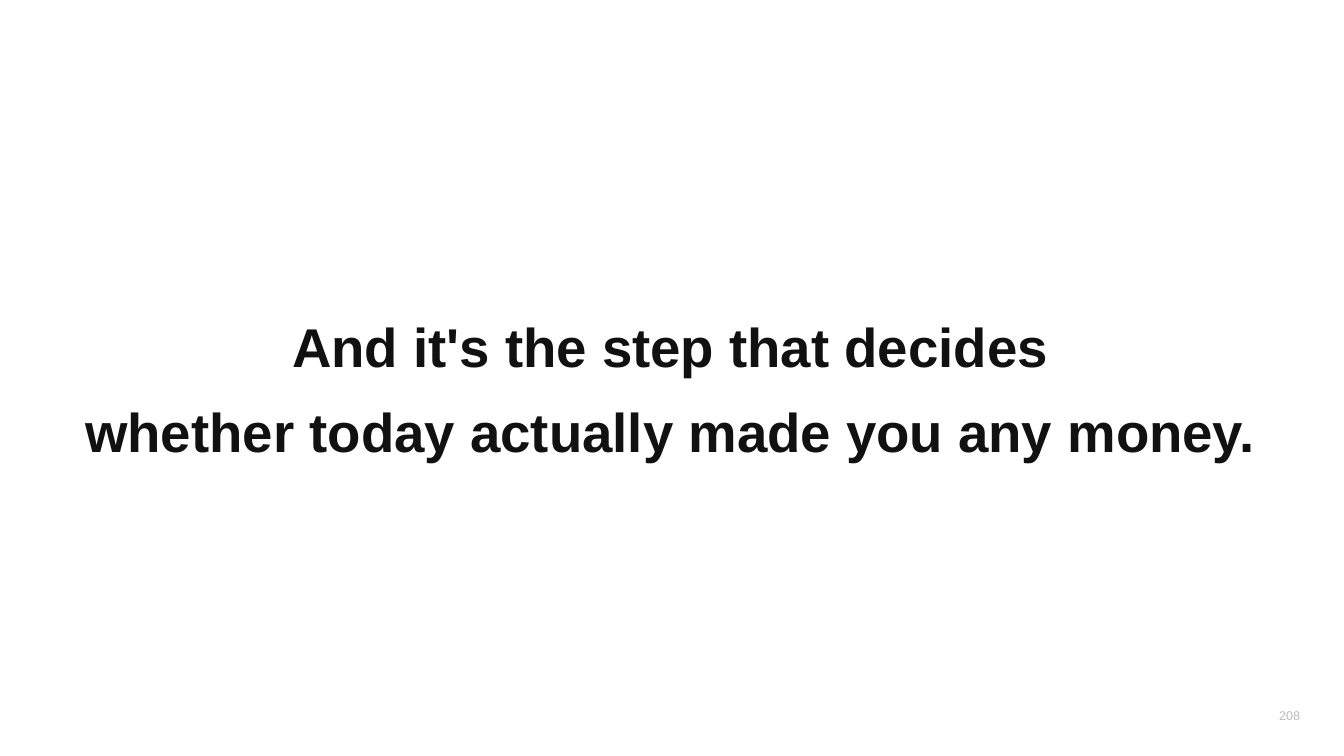
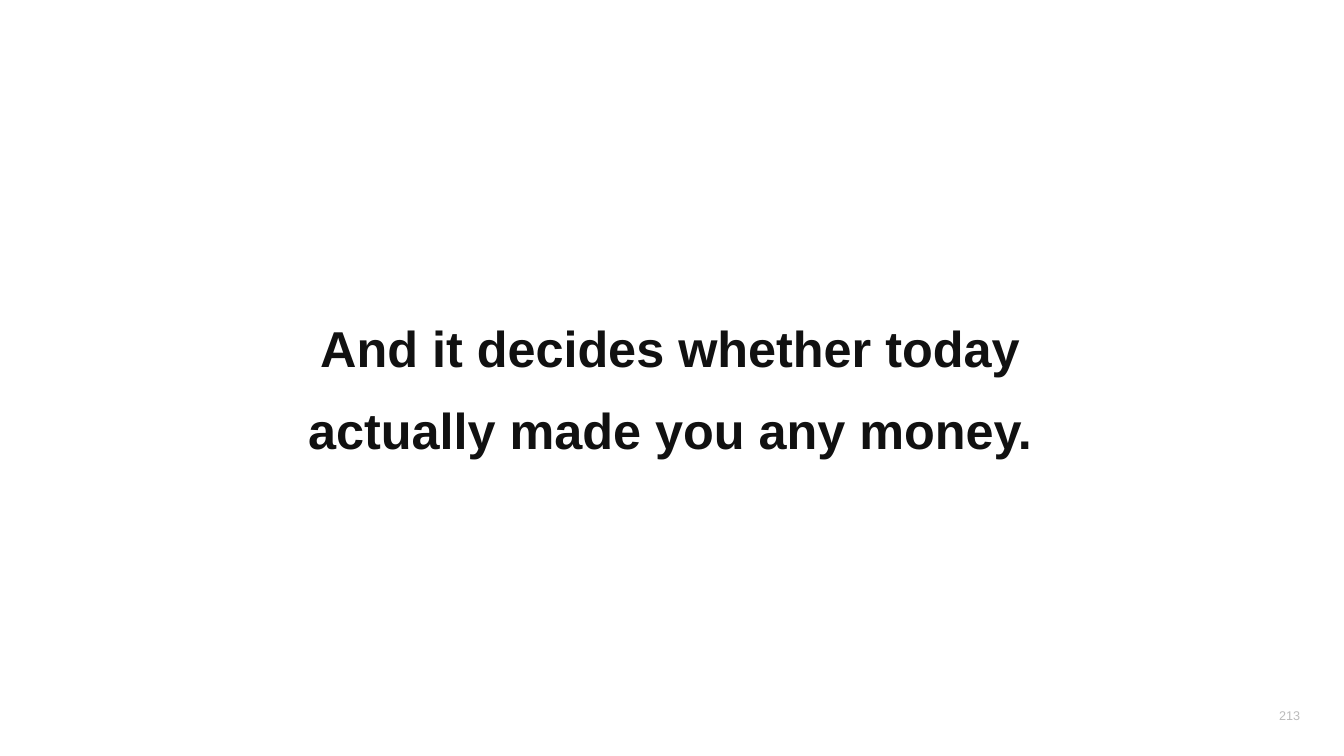
Before and after one commit to heikstepo/webinar-tracking, a slide deck: slide 213 of webinar-rauf/23-DTR-content-section-internal.pptx (slide 208 before the commit). Drawn at 1344x756 pixels with LibreOffice and Linux fonts; fonts in the diff are those of the drawing. Boxes give left, top, right and bottom in pixels: in the first picture for what was removed or moved away, otherwise in the second. Text is boxed around its words. In the diff, an @@ line names an element or a change of style, - is before the commit and + after.

```diff
--- a/webinar-rauf/23-DTR-content-section-internal.pptx
+++ b/webinar-rauf/23-DTR-content-section-internal.pptx
@@ text at bbox=[308, 330, 1032, 459]: text changed; size 39 to 36 pt @@
-And it's the step that decides
-whether today actually made you any money.
+And it decides whether today
+actually made you any money.
@@ text at bbox=[1279, 711, 1300, 720]: text changed @@
-208
+213
```
Also in this commit, not shown: 250 other slides changed, 13 slides added, 4 slides removed, 2 other files.
